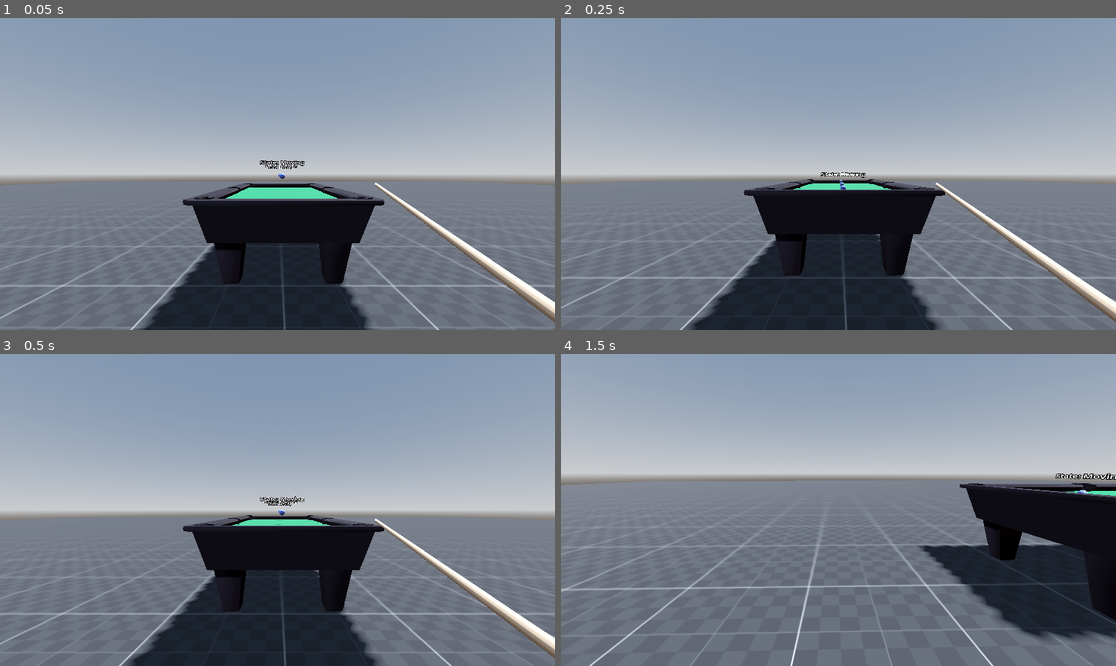
Above: before the commit, frames 1-4 (two rows, left to right).
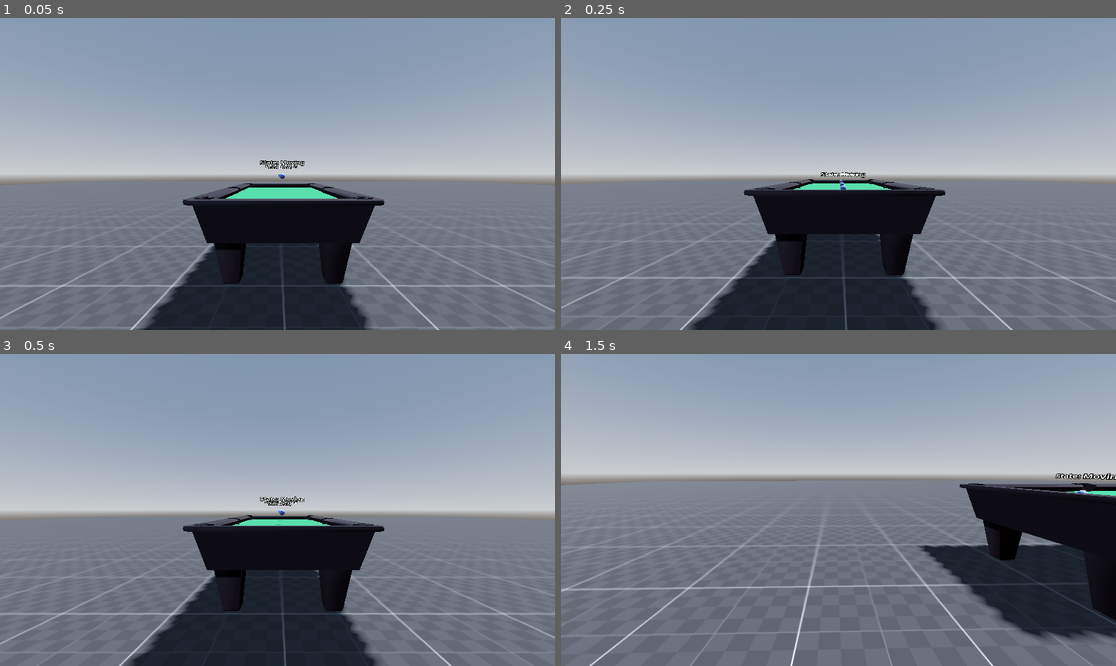
Above: after the commit, the same moments.

Repository: maximosdrr/9-die
Game: Godot game, scene res://Main.tscn
Two runs of this game, one before a commit and one after it. Both use one fixed random seed, a clock stepped at 60 frames per second and the inputs below.
Inputs (mouse positions are in pixels of both pictures, inside the frame that each line leads up to):
- Up to frame 1 (0.05 s): no input
- Up to frame 2 (0.25 s): no input
- Up to frame 3 (0.5 s): no input
- Up to frame 4 (1.5 s): move the mouse to (960, 494) at 0.52 s; hold D (move_right) 0.53-1.28 s; right-click (960, 494) at 0.6 s; click (960, 494) at 0.67 s; move the mouse to (810, 510) at 1.27 s; hold W (move_forward) from 1.28 s (still down); right-click (810, 510) at 1.35 s

The runs differ from the first frame. In frame 1, 1.2% of the frame differs, in the area x 67-100%, y 52-98%; in frame 2, 1.2%; in frame 3, 1.2%; in frame 4, nothing differs.

Commit message:
feat: add new poolstick controller

Diff:
--- a/Features/Player/Scripts/States/Aiming.gd
+++ b/Features/Player/Scripts/States/Aiming.gd
@@ -7,22 +7,25 @@
 func _init() -> void:
 	self.type = State.Type.AIMING
 
-func process(_delta: float) -> void:
+func enter(_metadata: Dictionary[Variant, Variant]):
 	var poolstick = player.poolstick
 	var table = player.table
-
-	if Input.is_action_just_pressed("aim"):
-		state_machine.change_state(State.Type.IDLE, {})
-		return
 
 	player.player_camera.current = false
 	poolstick.poolstick_camera.current = true
 	poolstick.set_camera_target(table.poolstick_respawn_marker)
 
 	#Change poolstick parent
-	table.poolstick_respawn_marker.add_child(poolstick)
-	player.remove_child(poolstick)
+	if poolstick.get_parent() == player:
+		player.remove_child(poolstick)
+		table.poolstick_respawn_marker.add_child(poolstick)
 
-	#Move poolstick to the right position
-	poolstick.position = Vector3(0, 0.25, 1.6)
-	poolstick.rotation_degrees = Vector3(-100, 0, 0)
+		poolstick.position = Vector3(0, 0.25, 1.6)
+		poolstick.rotation_degrees = Vector3(-100, 0, 0)
+
+
+
+func process(_delta: float) -> void:
+	if Input.is_action_just_pressed("aim"):
+		state_machine.change_state(State.Type.IDLE, {})
+		return
--- a/Features/Player/Scripts/States/Idle.gd
+++ b/Features/Player/Scripts/States/Idle.gd
@@ -4,28 +4,23 @@
 
 @export var player: Player
 
-var table: Table = null
-var poolstick: Poolstick = null
-
-func _ready() -> void:
-	table = player.table
-	poolstick = player.poolstick
-
 func _init() -> void:
 	self.type = State.Type.IDLE
 
 func enter(_metadata: Dictionary[Variant, Variant]):
+	var table = player.table
+	var poolstick = player.poolstick
 	player.player_camera.current = true
 	poolstick.poolstick_camera.current = false
 	poolstick.set_camera_target(null)
 
-	#Change poolstick parent
-	table.poolstick_respawn_marker.remove_child(poolstick)
-	player.add_child(poolstick)
+	if poolstick.get_parent() == table.poolstick_respawn_marker:
+		table.poolstick_respawn_marker.remove_child(poolstick)
+		player.add_child(poolstick)
 
-	#Move poolstick to the right position
-	poolstick.position = Vector3(0.31, -0.132, 0.572)
-	poolstick.rotation_degrees = Vector3(-73.6, 0, 0)
+		poolstick.position = Vector3(0.31, -0.132, 0.572)
+		poolstick.rotation_degrees = Vector3(-73.6, 0, 0)
+
 
 func process(_delta: float) -> void:
 	if Input.is_action_just_pressed("aim"):
--- a/Features/Poolstick/Scripts/PoolstickRespawnController.gd
+++ /dev/null
@@ -1,23 +0,0 @@
-class_name PoolstickRespawnController extends Node
-
-@export var poolstick_scene: PackedScene
-var current_poolstick: Node3D
-
-func respawn_at_marker(respawn_pos: Marker3D) -> void:
-	if respawn_pos == null:
-		push_warning("respawn_at_marker: marker is null")
-		return
-	if poolstick_scene == null:
-		push_warning("respawn_at_marker: poolstick_scene is null")
-		return
-
-	if is_instance_valid(current_poolstick):
-		current_poolstick.queue_free()
-		current_poolstick = null
-
-	current_poolstick = poolstick_scene.instantiate() as Node3D
-
-	respawn_pos.add_child(current_poolstick)
-
-	current_poolstick.rotation_degrees = Vector3(-100, 0, 0)
-	current_poolstick.position = Vector3(0, 0.25, 1.3)
--- a/Levels/PrototypeLevel/Prototype.tscn
+++ b/Levels/PrototypeLevel/Prototype.tscn
@@ -1,12 +1,10 @@
-[gd_scene load_steps=14 format=3 uid="uid://dvyejk17aixhq"]
+[gd_scene load_steps=12 format=3 uid="uid://dvyejk17aixhq"]
 
 [ext_resource type="Texture2D" uid="uid://cyym6fd41fb6t" path="res://Assets/Textures/PrototypeTextures/texture_08.svg" id="1_b7m75"]
 [ext_resource type="PackedScene" uid="uid://clmvlocym2bdk" path="res://Features/Tables/Table.tscn" id="2_5rn6i"]
 [ext_resource type="PackedScene" uid="uid://cqwu27wd0ddmr" path="res://Features/Balls/Ball.tscn" id="3_4e5w7"]
 [ext_resource type="Resource" uid="uid://umg6l17oxgvf" path="res://Features/Balls/Resources/PrototypeBall.tres" id="5_rxpk7"]
 [ext_resource type="PackedScene" uid="uid://dq4mwkkjaq18o" path="res://Features/Player/Player.tscn" id="5_s6lm4"]
-[ext_resource type="Script" uid="uid://dttra1tw7g3cq" path="res://Features/Poolstick/Scripts/PoolstickRespawnController.gd" id="7_wwpfk"]
-[ext_resource type="PackedScene" uid="uid://dr4okuny0mqw0" path="res://Features/Poolstick/Poolstick.tscn" id="8_obyne"]
 
 [sub_resource type="ProceduralSkyMaterial" id="ProceduralSkyMaterial_b7m75"]
 sky_horizon_color = Color(0.66224277, 0.6717428, 0.6867428, 1)
@@ -70,10 +68,3 @@
 [node name="Player" parent="." node_paths=PackedStringArray("table") instance=ExtResource("5_s6lm4")]
 transform = Transform3D(1, 0, 0, 0, 1, 0, 0, 0, 1, -0.047, 0.712, 3.0368714)
 table = NodePath("../GreenTable")
-
-[node name="Components" type="Node" parent="."]
-
-[node name="PoolstickRespawnController" type="Node" parent="Components"]
-script = ExtResource("7_wwpfk")
-poolstick_scene = ExtResource("8_obyne")
-metadata/_custom_type_script = "uid://dttra1tw7g3cq"
Not shown, removed: Features/Poolstick/Scripts/PoolstickRespawnController.gd.uid
